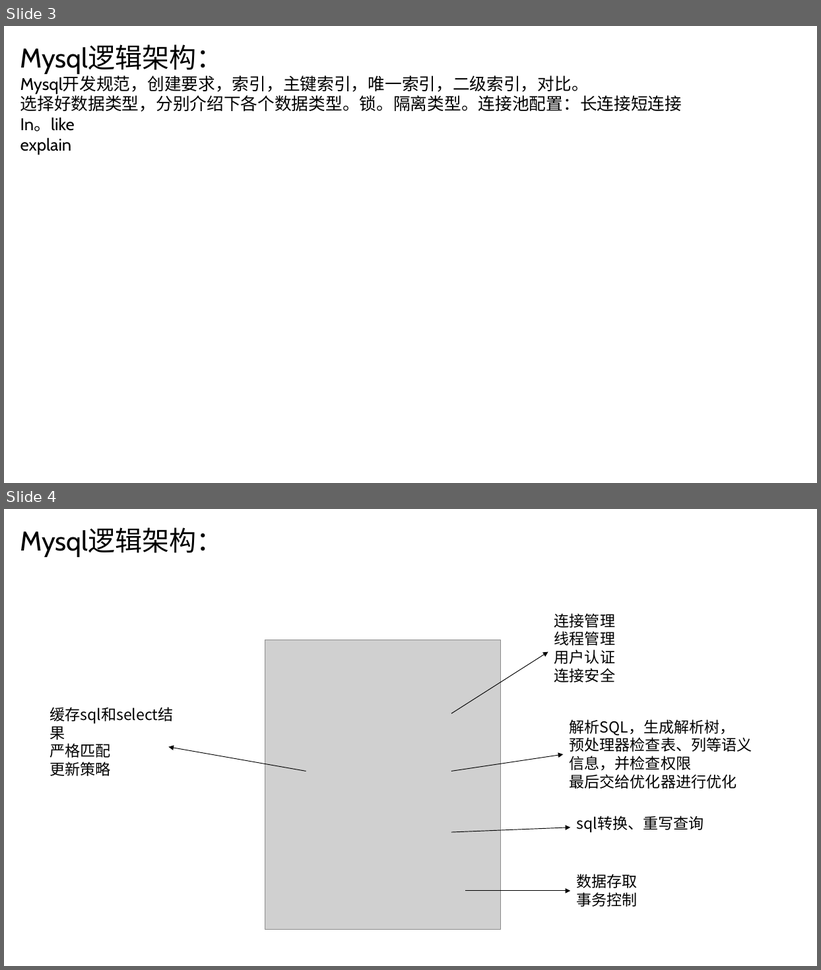
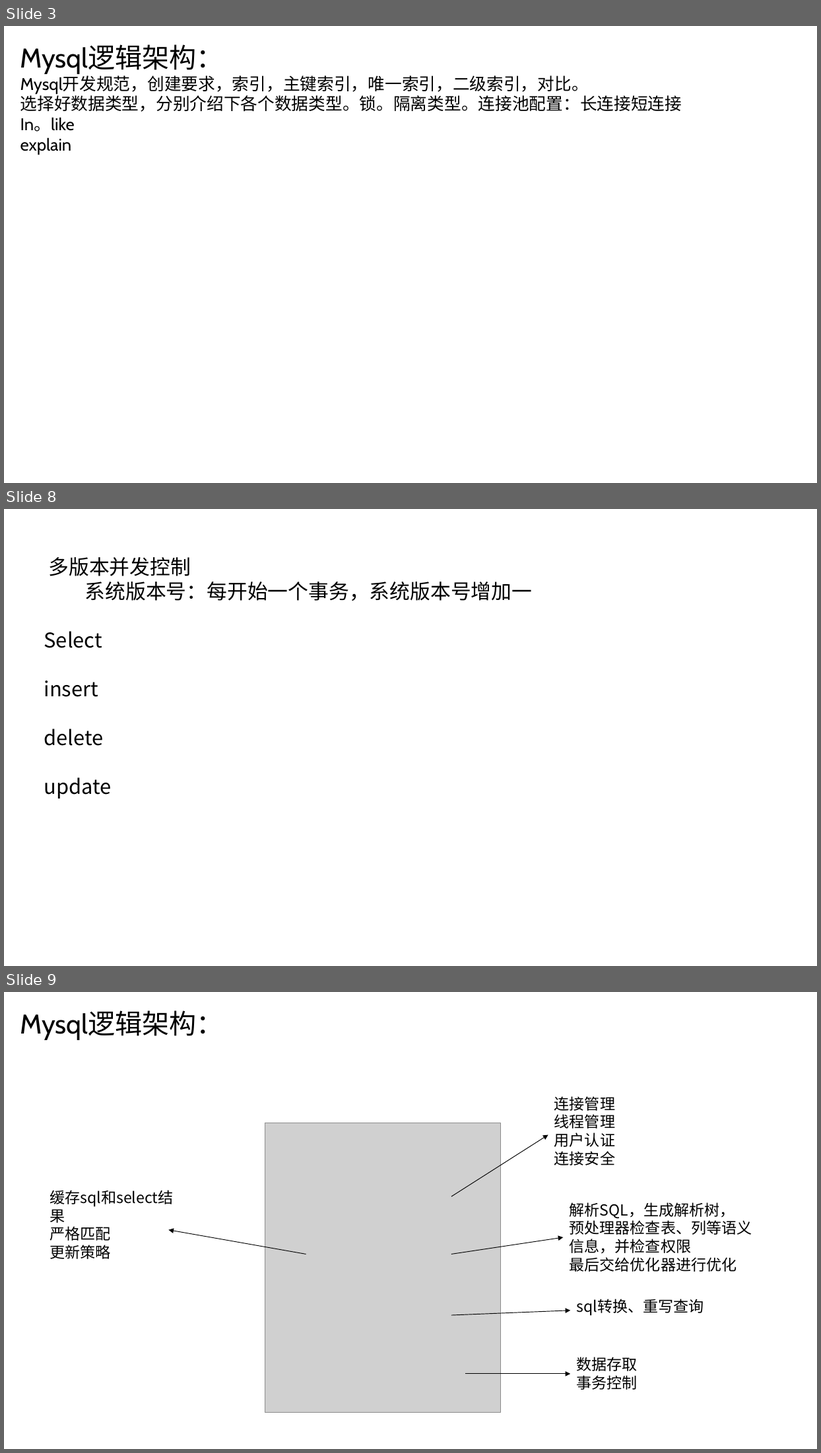
Before and after one commit to ronghuaihai/sharefiles, a slide deck: 数据库演示.pptx. Shown one above the other, each under a label of ours: slides 3 and 4 before the commit, slides 3, 8 and 9 after it; the slides between them are not shown. The pictures are 821x970 and 821x1453 pixels, drawn with LibreOffice and Linux fonts; fonts in the diff are those of the drawing; grey boxes stand for pictures; background and template pictures are left out. Boxes give left, top, right and bottom in pixels: in the first picture for what was removed or moved away, otherwise in the second. Text is boxed around its words. In the diff, an @@ line names an element or a change of style, - is before the commit and + after.

```diff
--- a/数据库演示.pptx
+++ b/数据库演示.pptx
@@ slide 8 added at (4,509,817,966), background picture (left out) @@
@@ text added at (44,557,533,799), 24 pt, text #000000 @@
+多版本并发控制
+系统版本号：每开始一个事务，系统版本号增加一
+Select
+insert
+delete
+update
@@ what was slide 4 is now slide 9 @@
```
Also in this commit, not shown: 15 slides changed, 7 other slides added, 2 slides removed, 3 other files.
